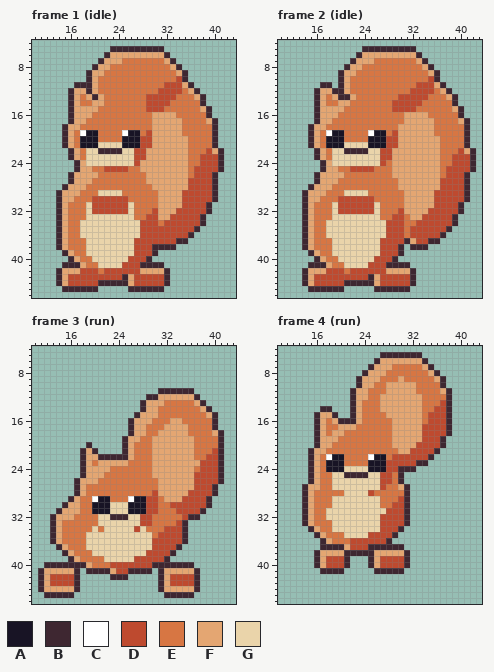
Edited in one commit: pixel-art file (art/minis/squirrel@88.aseprite). That is the earlier state.
49x49 pixels, 4 frames. Shown: frame 1 (idle): x 10..43, y 4..46; frame 2 (idle): x 10..43, y 4..46; frame 3 (run): x 10..43, y 4..46; frame 4 (run): x 10..43, y 4..46.
Palette (. is transparent): A #181425  B #3e2731  C #ffffff  D #be4a2f  E #d77643  F #e4a672  G #ead4aa
Pixels before, frame 1 (idle), first column x 14:
 5 .........BBBBBBBBB..........
 6 ........BFFFFFFFFFB.........
 7 .......BFFFEEEEEEEFB........
 8 ......BFFEEEEEEEEEEFB.......
 9 .....BFFEEEEEEEEEEEEFB......
10 .....BFEEEEEEEEEEEEEDB......
11 ...BBBFEEEEEEEEEEEDDDFB.....
12 ..BFFBFEEEEEEEEEEDDDDEFB....
13 ..BFEFBFEEEEEEEDDDDDEEEFB...
14 ..BFEEFFEEEEEEEDDDDEEEEEB...
15 ..BFFFFEEEEEEEEDDDEEEEEEFB..
16 ..BFFFEEEEEEEEEEFFFFEEEEEB..
17 ..BFFEEEEEEEEEEEFFFFFEEEEFB.
18 .BFFEEEEEEEEEEEEFFFFFEEEEEB.
19 .BFECAAEEEECAAEDFFFFFEEEEEB.
20 .BFEAAAEEEEAAADDFFFFFFEEEEB.
21 .BFEAAAGGGGAAADDFFFFFFEEEEB.
22 ..BFEGGBBBBGGDDFFFFFFFEEEDFB
23 ..BFEGGGGGGGGDDFFFFFFFEEDDDB
24 ...BFGGGGGGGGDFFFFFFFFEEDDDB
25 ...BFFEEDDDDEEFFFFFFFFEDDDDB
26 ..BFFFFEEEEEEEEFFFFFFFEDDDB.
27 ..BFFFEEEEEEEEEFFFFFFFDDDDB.
28 .BFFFEEEEEEEEEEEFFFFFFDDDDB.
29 BFFFEEEGGGGEEEEEEFFFFDDDDDB.
30 BFFEEEDDDDDDEEEEEFFFFDDDDDB.
31 BFEEEGDDDDDDGEEEEFFFFDDDDB..
32 BFEEEGDDDDDDGEEEDFFFDDDDDB..
33 BFEEEGGGGGGGGEEDDFFDDDDDB...
34 BFEEGGGGGGGGGGDDDEDDDDDDB...
35 BFEEGGGGGGGGGGDDDDDDDDDB....
36 BFEEGGGGGGGGGGDDDDDDDDB.....
37 BFEEEGGGGGGGGDDDDDDDBB......
38 BFEEEGGGGGGGGDDDBBBB........
39 .BFEEGGGGGGGGDDDB...........
40 ..BFEEGGGGGGDDDB............
41 .BBBFEEGGGGDDDBBBB..........
42 BFFFDDDEDDDDDDFFFFB.........
43 BFDDDDDDDDDBFDDDDDB.........
44 BFDDDDDBBBBBFDDDDDB.........
45 .BBBBBB.....BBBBBB..........
Pixels before, frame 2 (idle), first column x 14:
 5 ..........BBBBBBBBB..........
 6 .........BFFFFFFFFFB.........
 7 ........BFFFEEEEEEEFB........
 8 .......BFFEEEEEEEEEEFB.......
 9 ......BFFEEEEEEEEEEEEFB......
10 ......BFEEEEEEEEEEEEEDB......
11 ...BB.BFEEEEEEEEEEEDDDFB.....
12 ..BFFBBFEEEEEEEEEEDDDDEFB....
13 ..BFEFBBFEEEEEEEDDDDDEEEFB...
14 ..BFEEFFEEEEEEEDDDDDEEEEEB...
15 ..BFFFFEEEEEEEEDDDDEEEEEEFB..
16 ..BFFFEEEEEEEEEEEFFFFEEEEEB..
17 ..BFFEEEEEEEEEEEEFFFFFEEEEFB.
18 .BFFEEEEEEEEEEEEFFFFFFEEEEEB.
19 .BFECAAEEEECAAEDFFFFFFEEEEEB.
20 .BFEAAAEEEEAAADDFFFFFFFEEEEB.
21 .BFEAAAGGGGAAADDFFFFFFFEEEEB.
22 ..BFEGGBBBBGGDDFFFFFFFFEEEDFB
23 ..BFEGGGGGGGGDDFFFFFFFFEEDDDB
24 ...BFGGGGGGGGDEFFFFFFFFEEDDDB
25 ...BFFEEDDDDEEEFFFFFFFFEDDDDB
26 ..BFFFFEEEEEEEEFFFFFFFFEDDDB.
27 ..BFFFEEEEEEEEEEFFFFFFFDDDDB.
28 .BFFFEEEEEEEEEEEFFFFFFFDDDDB.
29 BFFFEEEGGGGEEEEEEFFFFFDDDDDB.
30 BFFEEEDDDDDDEEEEEFFFFFDDDDDB.
31 BFEEEGDDDDDDGEEEEFFFFFDDDDB..
32 BFEEEGDDDDDDGEEEDFFFFDDDDDB..
33 BFEEEGGGGGGGGEEDDEFFDDDDDB...
34 BFEEGGGGGGGGGGDDDEEDDDDDDB...
35 BFEEGGGGGGGGGGDDDEDDDDDDB....
36 BFEEGGGGGGGGGGDDDEDDDDDB.....
37 BFEEEGGGGGGGGDDDDBFDDBB......
38 BFEEEGGGGGGGGDDDB.BBB........
39 .BFEEGGGGGGGGDDDB............
40 ..BFEEGGGGGGDDDB.............
41 .BBBFEEGGGGDDDBBBB...........
42 BFFFDDDEDDDDDDFFFFB..........
43 BFDDDDDDDDDBFDDDDDB..........
44 BFDDDDDBBBBBFDDDDDB..........
45 .BBBBBB.....BBBBBB...........
Pixels before, frame 3 (run), first column x 11:
11 ....................BBBBBB.....
12 ..................BBFFFFFFB....
13 .................BFFFEEEEEFB...
14 .................BFFEEEEEEEFB..
15 ................BFFFEEEEEEEEFB.
16 ...............BFFFEEEFFEEEEEB.
17 ...............BFFEEEFFFFEEEEB.
18 ...............BFFEEFFFFFEEEEFB
19 ..............BFFEEFFFFFFFEEEEB
20 ........B.....BFEEEFFFFFFFEEEEB
21 .......BFB....BFEEEFFFFFFFEEEDB
22 .......BFFBBBBBFEEEFFFFFFFEEDDB
23 .......BFEFFFFFEEEEFFFFFFFFDDDB
24 .......BFFFFEEEEEEEFFFFFFFEDDDB
25 .......BFFFEEEEEEEEFFFFFFFDDDDB
26 ......BFFFEEEEEEEEEEFFFFFFDDDDB
27 ......BFEEEEEEEEEEEEFFFFFFDDDB.
28 ......BFEEEEEEEEEEEDFFFFFDDDDB.
29 .....BFEECAAEEECAADDEFFFDDDDB..
30 ....BFFEEAAAGGGAAADDEEDDDDDDB..
31 ...BFFFEEAAAGGGAAADDEEEDDDDB...
32 ..BFFFEEEEGGBBBGGDDEEEEEDBB....
33 ..BFEEEEEEGGGGGGGDDEEEEDB......
34 ..BFEEEEEGEGGGGGDGEEEDDDB......
35 ..BFEEEEGGGGGGGGGGGEDDDDB......
36 ..BFEEEEGGGGGGGGGGGDDDDDB......
37 ...BFEEEGGGGGGGGGGGDDDDB.......
38 ....BFEEEGGGGGGGGGDDDDB........
39 .....BFEEEEGGGGGDDDDDB.........
40 .BBBBBBBFEEEDDDDDDDBBBBBBB.....
41 BFFFFFB.BBBBFDDBBBB.BFFFFFB....
42 BFDDDDB.....BBB.....BFDDDDB....
43 BFDDDDB.............BFDDDDB....
44 BFFFFFB.............BFFFFFB....
45 .BBBBB...............BBBBB.....
Pixels before, frame 4 (run), first column x 14:
 5 .............BBBBBBB.....
 6 ............BFFFFFFFB....
 7 ...........BFFFEEEEEFB...
 8 ..........BFFFEEEEEEEFB..
 9 .........BFFFEEEFEEEEEFB.
10 .........BFFEEFFFFFEEEEB.
11 ........BFFEEEFFFFFEEEEFB
12 ........BFFEEFFFFFFFEEEEB
13 ........BFEEEFFFFFFFEEEDB
14 ...BB...BFEEEFFFFFFFEEDDB
15 ..BFFB..BFEEEEFFFFFFEDDDB
16 ..BFEFBBBFEEEEEFFFFFEDDDB
17 ..BFEEFFFEEEEEEFFFFFDDDDB
18 ..BFEFFEEEEEEEEFFFFFDDDDB
19 ..BFFFEEEEEEEEEFFFFFDDDB.
20 ..BFFEEEEEEEEEEFFFFDDDDB.
21 .BFFEEEEEEEEEEEEFFDDDDB..
22 .BFECAAEEEECAAEDDDDDDB...
23 .BFEAAAEEEEAAADDDDDBB....
24 .BFEAAAGGGGAAADDBBB......
25 .BFEEGGBBBBGGDDEB........
26 .BFEEGGGGGGGGDDEB........
27 BFFEEGGGGGGGGDEEFB.......
28 BFEEEEEGGGGDEEEEEB.......
29 BFEEEGGGGGGGGEEEDB.......
30 BFEEEGGGGGGGGEEDDB.......
31 BFEEGGGGGGGGGGDDDB.......
32 BFEEGGGGGGGGGDDDDB.......
33 BFEEEGGGGGGGGDDDDB.......
34 .BFEEGGGGGGGGDDDB........
35 ..BFEEEGGGGDDDDB.........
36 ...BFEEEDDDDDDB..........
37 ...BBBBFDDDBBBBBB........
38 ..BFFFFBBBBBFFFFFB.......
39 ..BFDDDB...BFDDDDB.......
40 ..BFDDDB...BFDDDDB.......
41 ...BBBB.....BBBBB........
The same view after the edit:
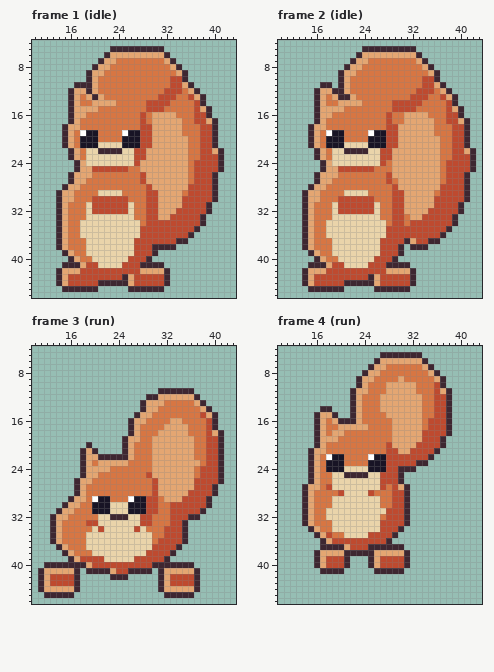
Changes in this commit:
Frame 1 (idle):
Colour E gives way to colour D in row 10 at x 33; in row 13 at x 36; in rows 14 to 15 at x 37; in rows 16 to 17 at x 28 and 37 to 38; in row 18 at x 28 to 29 and 38 to 39; in row 19 at x 28 and 38 to 39.
Colour E gives way to colour D in rows 20 to 21 at x 38 to 39; in row 22 at x 38; in row 24 at x 37; in row 25 at x 20 to 21; in rows 26 to 27 at x 28; in row 28 at x 29.
Colour E gives way to colour D in rows 29 to 31 at x 29 to 30; in row 32 at x 29; in row 34 at x 31; in row 41 at x 19 to 20; in row 42 at x 21.
Colour D gives way to colour E in row 11 at x 32; in row 12 at x 31; in row 13 at x 29 to 30; in row 27 at x 36; in row 29 at x 35; in row 34 at x 28.
Colour F gives way to colour E in row 7 at x 24; in row 16 at x 19; in row 17 at x 18; in row 26 at x 20; in row 27 at x 19; in row 28 at x 18.
Colour F gives way to colour E in row 29 at x 17.
Colour E gives way to colour F in row 14 at x 22 to 23.
Frame 2 (idle):
Colour E gives way to colour D in row 10 at x 34; in row 13 at x 37; in rows 14 to 15 at x 38; in rows 16 to 17 at x 28 and 38 to 39; in row 18 at x 28 to 29 and 39 to 40; in row 19 at x 28 and 39 to 40.
Colour E gives way to colour D in rows 20 to 21 at x 39 to 40; in row 22 at x 39; in row 24 at x 38; in row 25 at x 20 to 21; in rows 26 to 27 at x 28; in row 28 at x 29.
Colour E gives way to colour D in rows 29 to 31 at x 29 to 30; in row 32 at x 29; in row 34 at x 32; in rows 35 to 36 at x 31; in row 41 at x 19 to 20; in row 42 at x 21.
Colour D gives way to colour E in row 11 at x 33; in row 12 at x 32; in row 13 at x 30 to 31; in row 27 at x 37; in row 29 at x 36; in row 34 at x 28.
Colour F gives way to colour E in row 7 at x 25; in row 16 at x 19; in row 17 at x 18; in row 26 at x 20; in row 27 at x 19; in row 28 at x 18.
Colour F gives way to colour E in row 29 at x 17.
Colour E gives way to colour F in row 14 at x 22 to 23.
Frame 3 (run):
Colour E gives way to colour D in row 15 at x 38; in rows 16 to 18 at x 39; in rows 19 to 20 at x 39 to 40; in row 21 at x 39; in row 25 at x 29; in rows 26 to 27 at x 30.
Colour E gives way to colour D in row 31 at x 33; in row 32 at x 33 to 34; in row 33 at x 19 to 20 and 33; in row 34 at x 21; in row 39 at x 18 to 21; in row 40 at x 20 to 22.
Colour D gives way to colour E in row 23 at x 38; in row 25 at x 37; in row 35 at x 31; in row 36 at x 30.
Colour F gives way to colour E in row 15 at x 30; in row 16 at x 29; in rows 17 to 18 at x 28; in row 25 at x 21; in row 26 at x 20; in row 31 at x 17.
Colour F gives way to colour E in row 32 at x 16.
Colour E gives way to colour F in row 29 at x 18.
Frame 4 (run):
Colour E gives way to colour D in rows 10 to 11 at x 36; in row 12 at x 36 to 37; in row 13 at x 36; in row 20 at x 28; in row 21 at x 28 to 29; in row 22 at x 28.
Colour E gives way to colour D in rows 25 to 26 at x 29; in row 27 at x 18 and 29; in row 28 at x 20 and 29 to 30; in row 29 at x 29; in row 35 at x 18; in row 36 at x 19 to 21.
Colour D gives way to colour E in row 15 at x 35; in row 17 at x 34; in row 32 at x 27.
Colour F gives way to colour E in row 7 at x 28; in row 8 at x 27; in row 9 at x 26; in row 10 at x 25; in row 12 at x 24; in row 20 at x 18.
Colour E gives way to colour F in row 17 at x 23 to 24.
